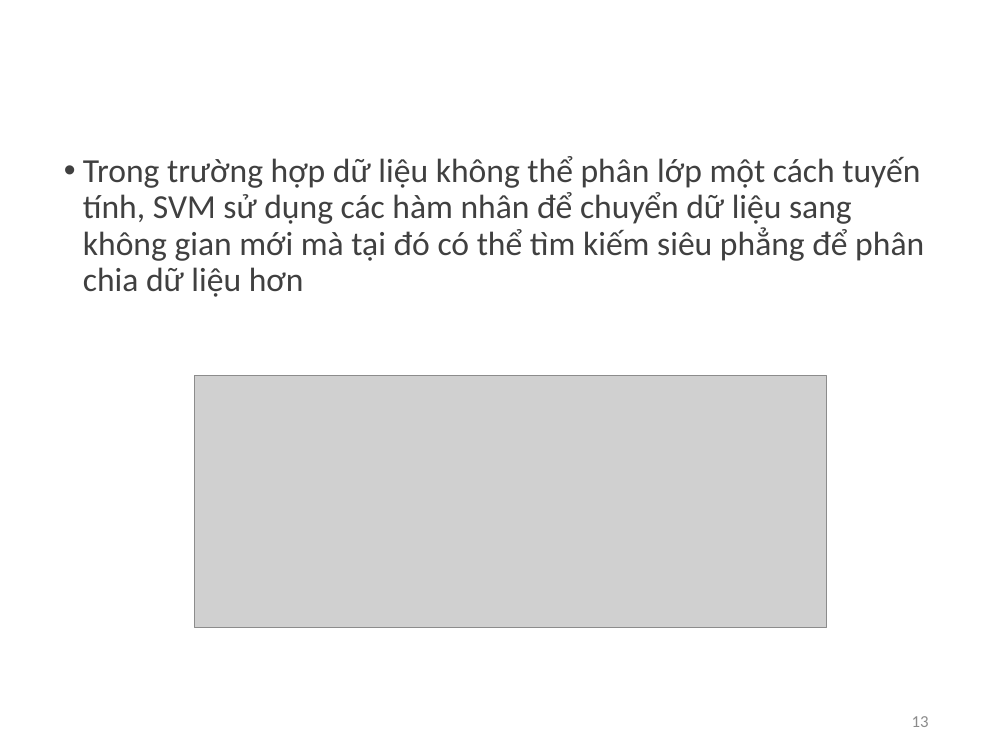
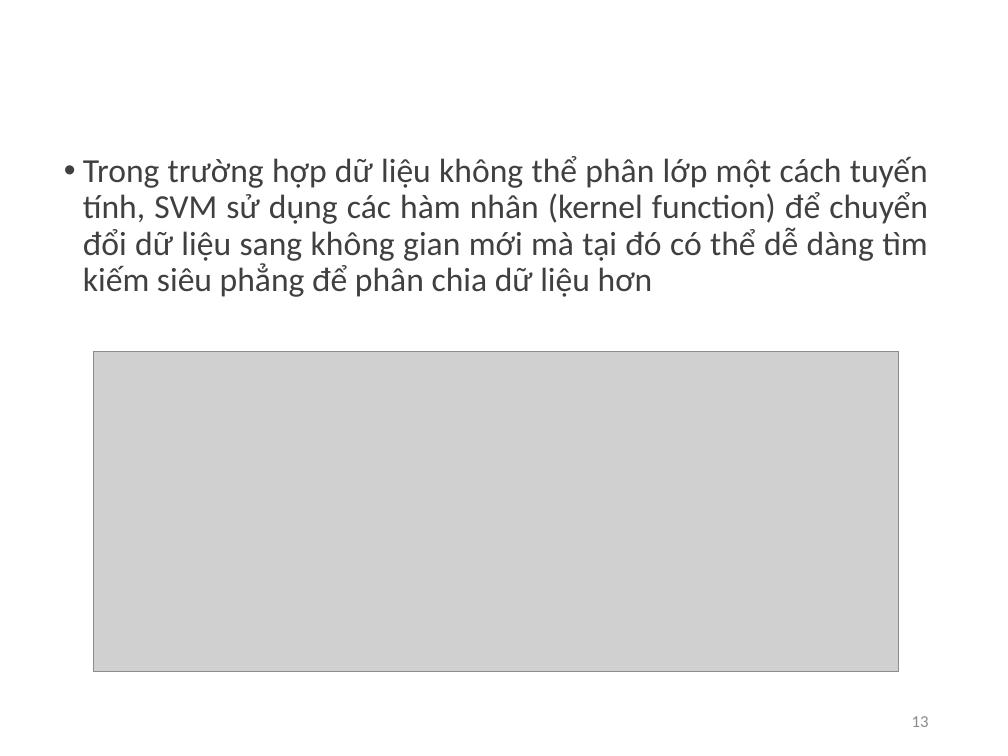
Before and after one commit to nguyennam2910/TriMun, a slide deck: slide 13 of Slide Thesis.pptx. Drawn at 1008x756 pixels with LibreOffice and Linux fonts; fonts in the diff are those of the drawing; grey boxes stand for pictures; background and template pictures are left out. Boxes give left, top, right and bottom in pixels: in the first picture for what was removed or moved away, otherwise in the second. Text is boxed around its words. In the diff, an @@ line names an element or a change of style, - is before the commit and + after.

```diff
--- a/Slide Thesis.pptx
+++ b/Slide Thesis.pptx
@@ text at (83,156,928,297): text changed @@
-• Trong trường hợp dữ liệu không thể phân lớp một cách tuyến tính, SVM sử dụng các hàm nhân để chuyển dữ liệu sang không gian mới mà tại đó có thể tìm kiếm siêu phẳng để phân chia dữ liệu hơn
+• Trong trường hợp dữ liệu không thể phân lớp một cách tuyến tính, SVM sử dụng các hàm nhân (kernel function) để chuyển đổi dữ liệu sang không gian mới mà tại đó có thể dễ dàng tìm kiếm siêu phẳng để phân chia dữ liệu hơn
@@ picture: place and size @@
-picture at (195,376,827,628)
+picture at (94,352,898,672)
```
Also in this commit, not shown: 17 other slides changed, 2 slides added, 2 other files.
